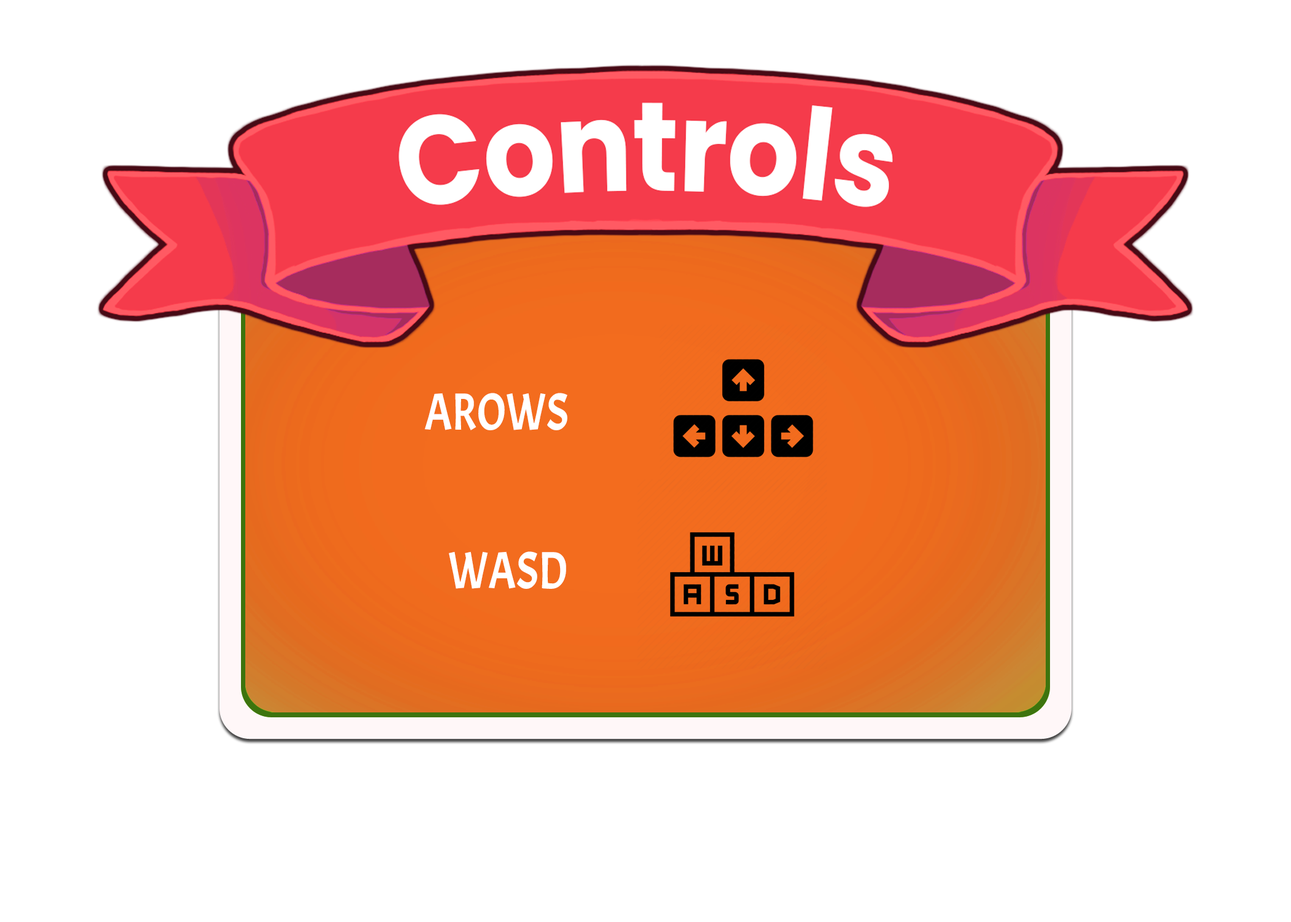
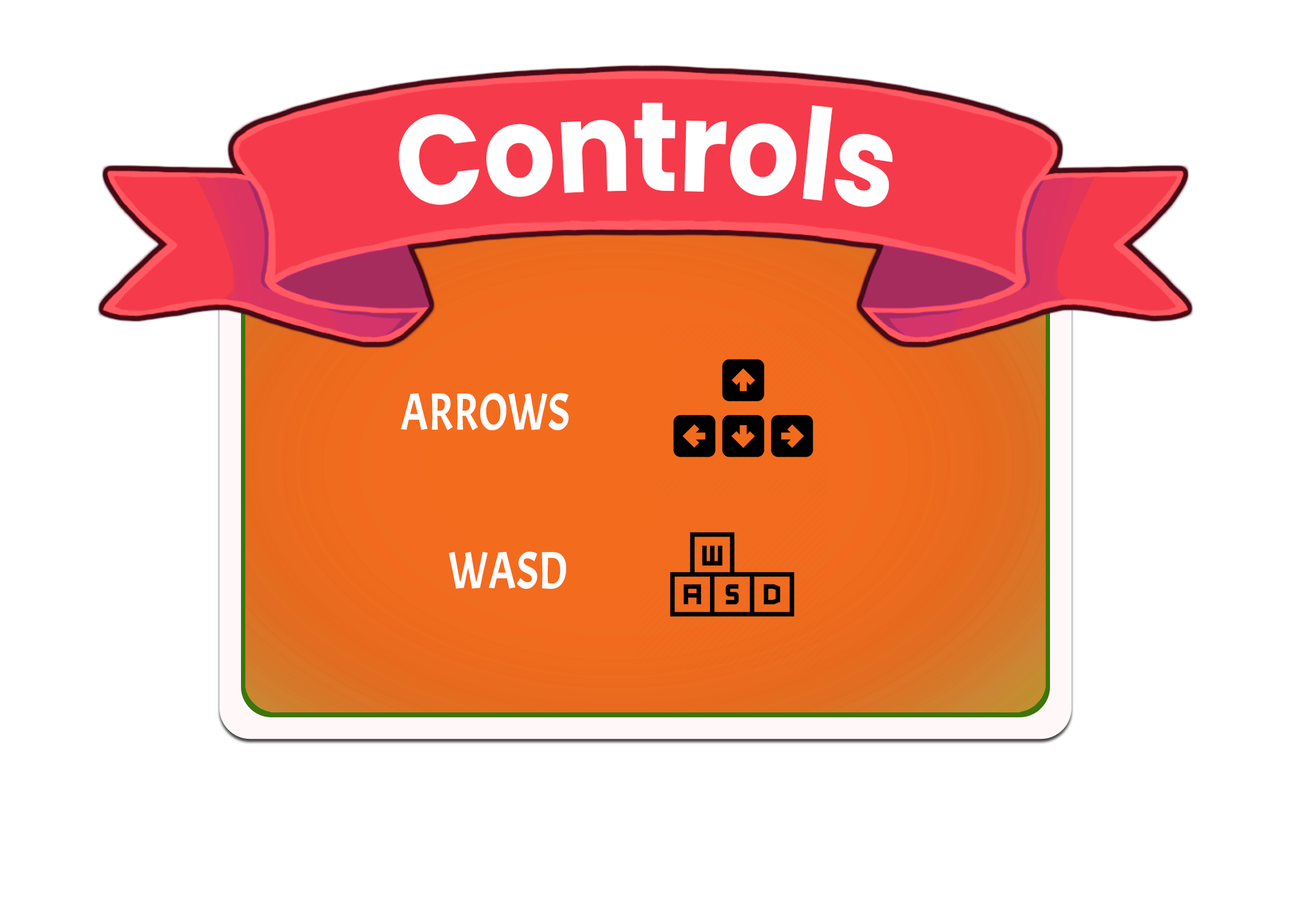
Layers edited between the first and the second (1291, 922) image:
renamed "AROWS" to "ARROWS", painted on it over [400,392,569,431]
